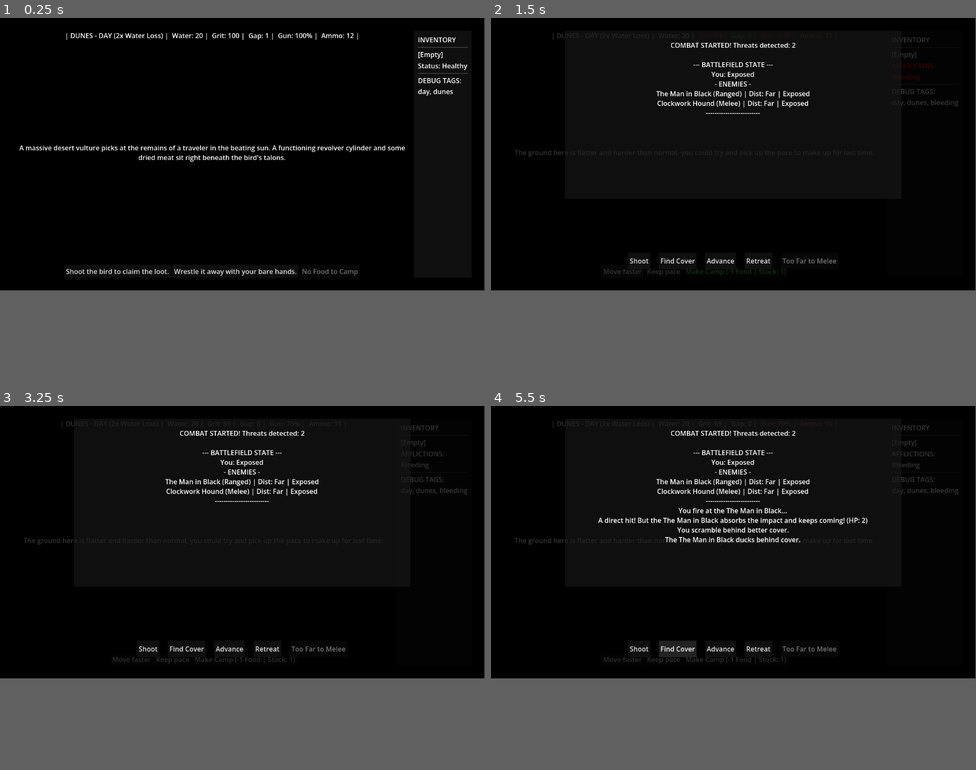
Above: before the commit, frames 1-4 (two rows, left to right).
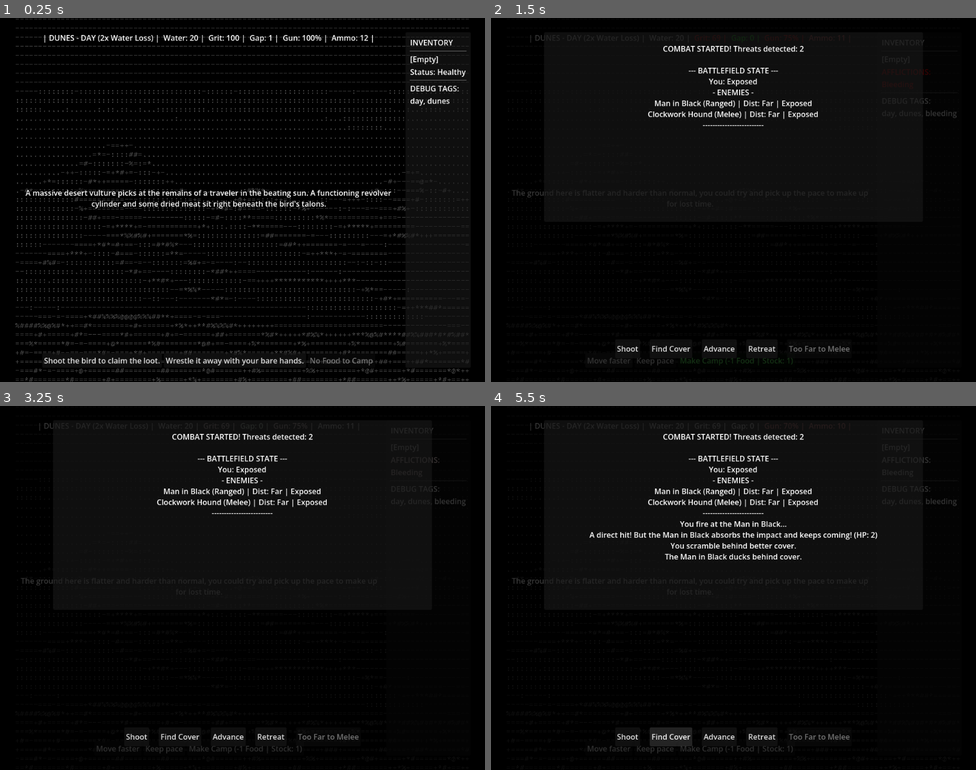
Above: after the commit, the same moments.

Repository: JoelSpicer/Across-The-Desert
Game: Godot game, scene res://Scene/MainGame.tscn
Same seed, same stepped clock (60 frames per second), same inputs: the game is played once before the commit and once after it.
Inputs:
- Up to frame 1 (0.25 s): no input
- Up to frame 2 (1.5 s): click "Shoot the bird to claim the l…" at 0.5 s; click "Push through the storm." at 1.25 s
- Up to frame 3 (3.25 s): click "Move faster" at 2 s; click "Keep pace" at 2.75 s
- Up to frame 4 (5.5 s): click "Make Camp (-1 Food | Stock: 1)" at 3.5 s; click "Shoot" at 4.25 s; click "Find Cover" at 5 s
In our replay, the window is 799x449 before the commit and 800x600 after it. These sizes can differ from the game's own. Grey fills any space a smaller window leaves; there, only what the larger window draws over its background counts as a difference.

The runs differ from the first frame. In frame 1, 11% of the frame differs, in the area x 3-97%, y 0-100%; in frame 2, 3.3%; in frame 3, 3.3%; in frame 4, 6.0%.

Commit message:
ascii art

Diff:
--- a/Scene/MainGame.tscn
+++ b/Scene/MainGame.tscn
@@ -2,6 +2,8 @@
 
 [ext_resource type="Script" uid="uid://bl2mj2viyx60t" path="res://Scripts/Maingame.gd" id="1_qop27"]
 [ext_resource type="Script" uid="uid://fsu7r8t5k7wf" path="res://Scripts/EventManager.gd" id="2_cp47j"]
+[ext_resource type="Script" uid="uid://b6e6ww0n0phl8" path="res://Scripts/AsciiBackground.gd" id="2_noc35"]
+[ext_resource type="FontFile" uid="uid://crqkpnnswxpoy" path="res://Resource/Art/Fonts/CourierPrime-Regular.ttf" id="3_tsug7"]
 [ext_resource type="PackedScene" uid="uid://cb20sqytd55vh" path="res://Scene/CombatPhase.tscn" id="18_3u5f0"]
 [ext_resource type="PackedScene" uid="uid://qwxj1tnvrd36" path="res://Scene/SettlementPhase.tscn" id="19_tix3s"]
 
@@ -14,7 +16,7 @@
 grow_vertical = 2
 script = ExtResource("1_qop27")
 
-[node name="ColorRect" type="ColorRect" parent="." unique_id=116205780]
+[node name="BackgroundLayer" type="ColorRect" parent="." unique_id=116205780]
 layout_mode = 1
 anchors_preset = 15
 anchor_right = 1.0
@@ -22,6 +24,22 @@
 grow_horizontal = 2
 grow_vertical = 2
 color = Color(0, 0, 0, 1)
+script = ExtResource("2_noc35")
+
+[node name="AsciiDisplay" type="RichTextLabel" parent="BackgroundLayer" unique_id=1591160278]
+self_modulate = Color(1, 1, 1, 0.28235295)
+layout_mode = 1
+anchors_preset = 15
+anchor_right = 1.0
+anchor_bottom = 1.0
+grow_horizontal = 2
+grow_vertical = 2
+theme_override_fonts/normal_font = ExtResource("3_tsug7")
+bbcode_enabled = true
+fit_content = true
+autowrap_mode = 0
+horizontal_alignment = 1
+vertical_alignment = 1
 
 [node name="MarginContainer" type="MarginContainer" parent="." unique_id=130289015]
 layout_mode = 1
@@ -72,7 +90,7 @@
 [node name="EventDisplayArea" type="ColorRect" parent="MarginContainer/HBoxContainer/VBoxContainer" unique_id=584878760]
 layout_mode = 2
 size_flags_vertical = 3
-color = Color(0, 0, 0, 1)
+color = Color(0, 0, 0, 0)
 
 [node name="MainText" type="RichTextLabel" parent="MarginContainer/HBoxContainer/VBoxContainer/EventDisplayArea" unique_id=662743340]
 layout_mode = 1
--- /dev/null
+++ b/Scripts/AsciiBackground.gd
@@ -0,0 +1,33 @@
+extends ColorRect
+class_name AsciiBackground
+
+# ------------------------------------------------------------------------
+# UI REFERENCES
+# ------------------------------------------------------------------------
+@onready var text_display: RichTextLabel = $AsciiDisplay
+
+# ------------------------------------------------------------------------
+# LOAD AND RENDER ASCII ART
+# ------------------------------------------------------------------------
+func update_background(biome_name: String):
+	# Construct the exact file path based on the current biome
+	# e.g., "res://Resource/Art/biome_dunes.txt"
+	#var file_name = "biome_" + biome_name.to_lower() + ".txt"
+	var file_name = "biome_dunes.txt"
+	var full_path = "res://Resource/Art/" + file_name
+
+	# Open the text file in READ mode using Godot 4's FileAccess
+	var file = FileAccess.open(full_path, FileAccess.READ)
+
+	# Check if the file successfully opened
+	if file:
+		# Read the entire text file into a single string
+		var raw_ascii = file.get_as_text()
+		file.close()
+
+		# Wrap the ASCII art in BBCode center tags to keep it aligned in the middle of the screen
+		text_display.text = "[center]" + raw_ascii + "[/center]"
+	else:
+		# Fallback if the specific biome art hasn't been drawn yet
+		print("WARNING: ASCII art not found at path: ", full_path)
+		text_display.text = "[center]...[/center]"
--- a/Scripts/CombatPhase.gd
+++ b/Scripts/CombatPhase.gd
@@ -118,7 +118,7 @@
 
 	var hit_chance = 80 - (target.distance * 15) - (target.cover * 30)
 	if GameState.gun_condition < 50: hit_chance -= 20
-
+	#hit_chance = 100
 	if randi() % 100 < hit_chance:
 		# NEW: Reduce HP instead of instantly killing
 		target.hp -= 1
--- a/Scripts/Maingame.gd
+++ b/Scripts/Maingame.gd
@@ -18,6 +18,8 @@
 
 @onready var combat_phase = %CombatPhase
 @onready var event_manager = $EventManager # Reference the new node
+
+@onready var ascii_background = $BackgroundLayer
 
 # --- NEW: STAT TRACKING VARIABLES ---
 var prev_water: int = 0
@@ -199,6 +201,7 @@
 	main_text.text = event_resource.event_text
 	btn_choice_1.text = event_resource.choice_1_text
 	btn_choice_2.text = event_resource.choice_2_text
+	ascii_background.update_background(GameState.current_biome)
 
 func _on_choice_1_pressed():
 	# Simply tell the Event Manager that choice 1 was picked
@@ -259,18 +262,23 @@
 
 	# Start the combat phase using the special ":boss" tag we are about to create.
 	# The Man in Black comes with a mechanical hound to make it a 2v1 fight!
-	combat_phase.start_combat("The Man in Black:boss, Clockwork Hound:melee")
-
-# Called automatically when the player wins the fight
+	combat_phase.start_combat("Man in Black:boss, Clockwork Hound:melee")
+
+# ------------------------------------------------------------------------
+# COMBAT RESOLUTION
+# Triggered automatically when the CombatPhase emits 'combat_won'
+# ------------------------------------------------------------------------
 func _on_combat_won():
-	# Check if the player has closed the distance entirely.
-	# If Gap is 0, the fight they just survived was the Final Confrontation!
+	# Check if this was the Final Confrontation by looking at the Gap
 	if GameState.gap_distance <= 0:
-		# Trigger the victory state
-		GameState.game_won.emit()
-	else:
-	# Resume the normal game loop now that the threat is dead
-		GameState.advance_time()
+		# We beat the boss!
+		# call_deferred queues the scene change safely at the end of the frame,
+		# preventing Godot from silently crashing the transition.
+		get_tree().call_deferred("change_scene_to_file", "res://Scene/GameOver.tscn")
+	else:
+		# It was just a standard desert ambush.
+		# Resume the journey by drawing the next random event.
+		# (Ensure this calls your actual event-drawing function!)
 		event_manager.trigger_random_event()
 
 # --- NEW SETTLEMENT FLOW FUNCTIONS ---
--- a/project.godot
+++ b/project.godot
@@ -19,6 +19,11 @@
 
 GameState="*uid://dnbsv168njwan"
 
+[display]
+
+window/size/viewport_width=1024
+window/size/viewport_height=768
+
 [physics]
 
 3d/physics_engine="Jolt Physics"
Binary file added: Resource/Art/Fonts/CourierPrime-Regular.ttf
Not shown, added: Resource/Art/Fonts/CourierPrime-Regular.ttf.import
Not shown, added: Resource/Art/biome_dunes.txt
Not shown, added: Scripts/AsciiBackground.gd.uid
